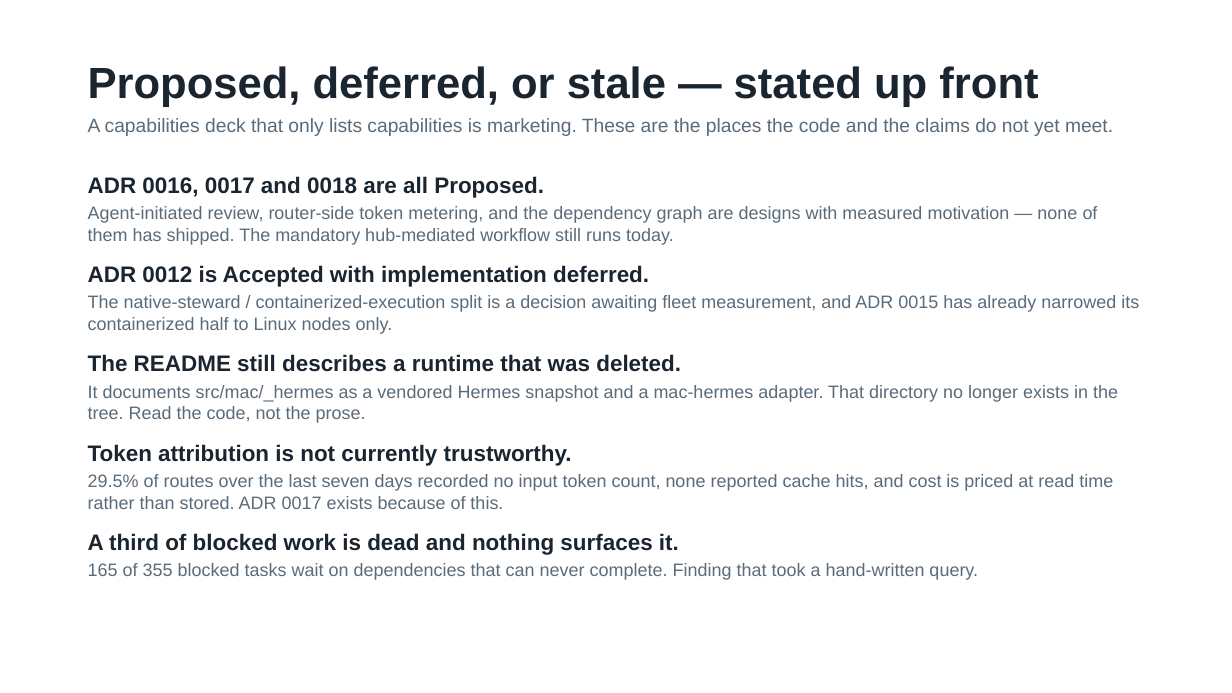
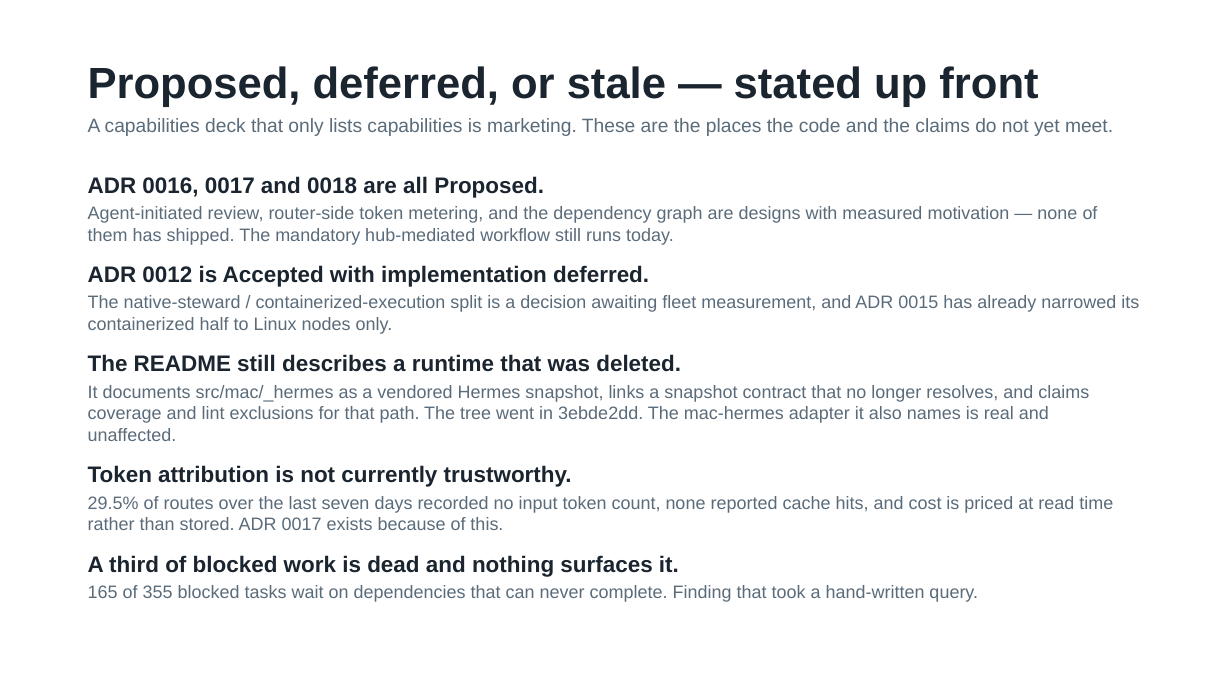
Before and after one commit to jordanhubbard/mac, a slide deck: slide 12 of docs/presentation/20260820T011224Z-8b424c20/mac-capabilities-8b424c20.pptx. Drawn at 1232x693 pixels with LibreOffice and Linux fonts; fonts in the diff are those of the drawing. Boxes give left, top, right and bottom in pixels: in the first picture for what was removed or moved away, otherwise in the second. Text is boxed around its words. In the diff, an @@ line names an element or a change of style, - is before the commit and + after.

```diff
--- a/docs/presentation/20260820T011224Z-8b424c20/mac-capabilities-8b424c20.pptx
+++ b/docs/presentation/20260820T011224Z-8b424c20/mac-capabilities-8b424c20.pptx
@@ text at <box>88,385,1089,441</box>: text changed @@
-It documents src/mac/_hermes as a vendored Hermes snapshot and a mac-hermes adapter. That directory no longer exists in the tree. Read the code, not the prose.
+It documents src/mac/_hermes as a vendored Hermes snapshot, links a snapshot contract that no longer resolves, and claims coverage and lint exclusions for that path. The tree went in 3ebde2dd. The mac-hermes adapter it also names is real and unaffected.
```
Also in this commit, not shown: 2 other files.
